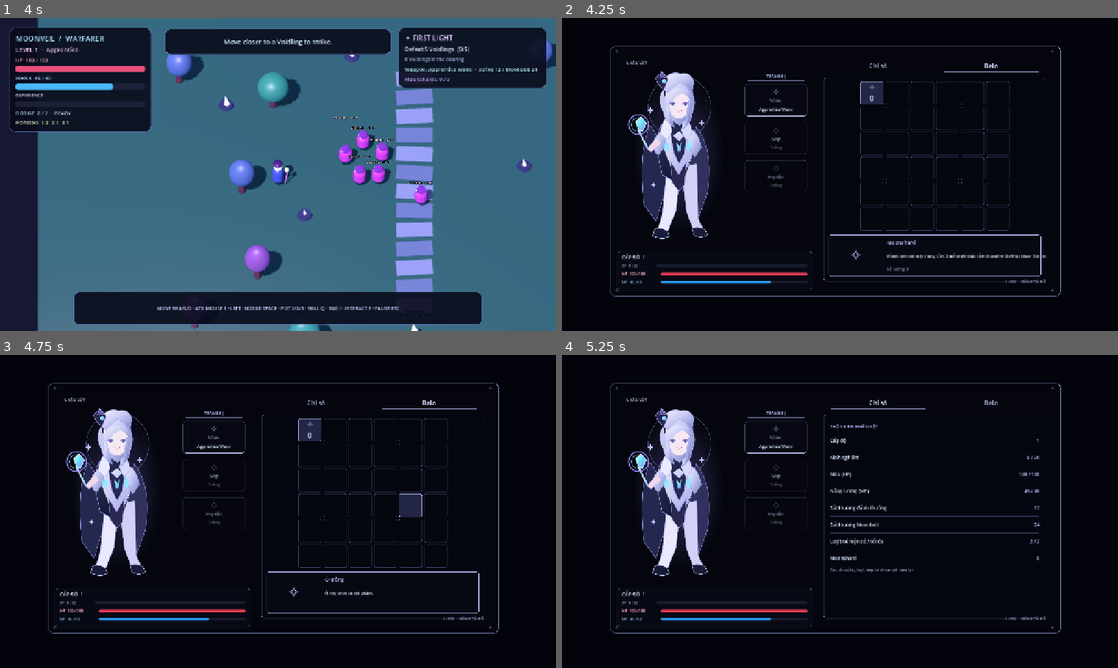
Above: before the commit, frames 1-4 (two rows, left to right).
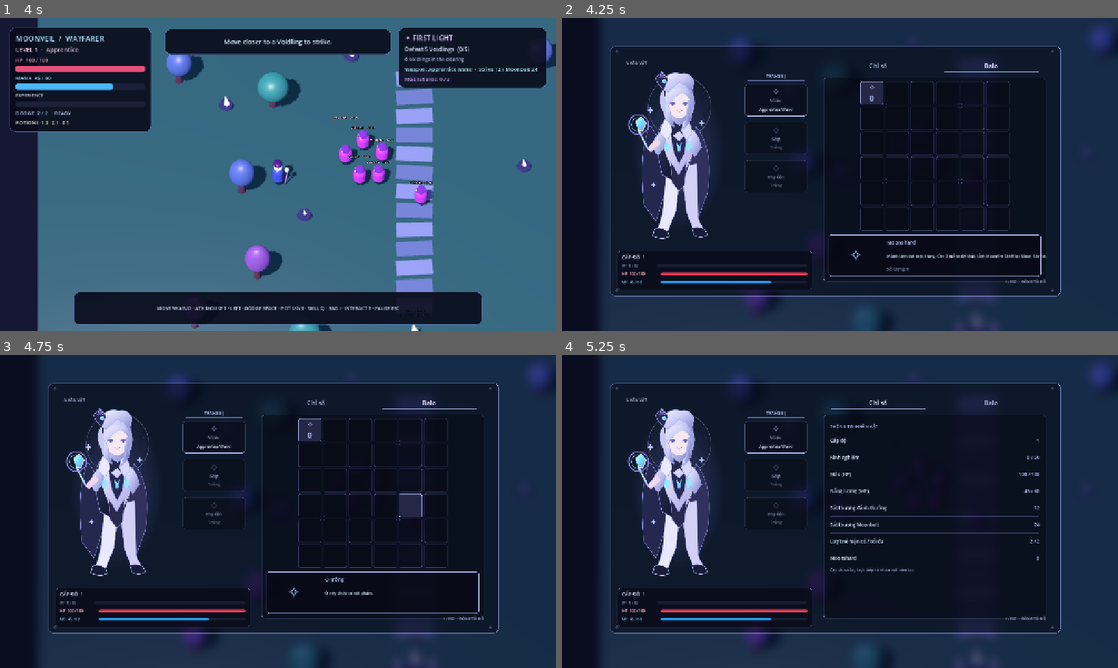
Above: after the commit, the same moments.

Repository: Mia29520050/project-M
Game: Godot game, scene res://scenes/main.tscn
Same seed, same stepped clock (60 frames per second), same inputs: the game is played once before the commit and once after it. This scene is started directly instead of the project's main scene.
Inputs (mouse positions are in pixels of both pictures, inside the frame that each line leads up to):
- Up to frame 1 (4 s): tap Enter at 0.5 s; move the mouse to (250, 237) at 0.52 s; press the mouse at (250, 237) at 0.53 s; hold W (move_up) 0.53-2.03 s; move the mouse to (444, 221) at 1.27 s; release the mouse at (444, 221) at 1.28 s; tap Space (dodge) at 1.35 s; click (444, 221) at 1.42 s; move the mouse to (111, 127) at 2.02 s; hold E (interact) 2.03-2.78 s; hold A (move_left) 2.03-3.53 s; click (111, 127) at 2.17 s; move the mouse to (305, 174) at 2.77 s; tap Q (moonbolt) at 2.85 s; click (305, 174) at 2.92 s; move the mouse to (194, 96) at 3.52 s; hold S (move_down) from 3.53 s (still down); hold 3 (potion_greater) from 3.53 s (still down); click (194, 96) at 3.67 s
- Up to frame 2 (4.25 s): keep holding S (move_down); keep holding 3 (potion_greater); tap I (inventory) at 4.15 s
- Up to frame 3 (4.75 s): move the mouse to (400, 495) at 4.27 s; release S (move_down) at 4.28 s; release 3 (potion_greater) at 4.28 s; hold D (move_right) from 4.28 s (still down); tap 1 (potion_minor) at 4.35 s; click (400, 495) at 4.42 s
- Up to frame 4 (5.25 s): release D (move_right) at 5 s; click "Chỉ số" at 5 s

Frame 1 is identical in both runs. In frame 2, 56% of the frame differs, in the area x 5-100%, y 0-100%; in frame 3, 56%; in frame 4, 57%.

Commit message:
Restore smooth Gaussian blur to inventory

Diff:
--- a/scripts/inventory_panel.gd
+++ b/scripts/inventory_panel.gd
@@ -58,15 +58,46 @@
 	_refresh_bag_content()
 
 func _build_ui() -> void:
-	# Use a stable translucent tint rather than sampling the live viewport.
-	# Sparse screen-texture samples left ghosted copies of the HUD/world behind
-	# the satchel on the GL Compatibility renderer.
-	var backdrop := ColorRect.new()
-	backdrop.name = "InventoryBackdrop"
-	backdrop.set_anchors_and_offsets_preset(Control.PRESET_FULL_RECT)
-	backdrop.color = Color(0.012, 0.018, 0.044, 1.0)
-	backdrop.mouse_filter = Control.MOUSE_FILTER_STOP
-	add_child(backdrop)
+	# Use a separable Gaussian in two passes. Refresh the viewport copy between
+	# passes so the vertical pass samples the horizontally blurred image, rather
+	# than averaging distant screen positions into visible duplicate silhouettes.
+	var blur_shader := load("res://shaders/inventory_blur.gdshader") as Shader
+
+	var horizontal_copy := BackBufferCopy.new()
+	horizontal_copy.name = "InventoryHorizontalCopy"
+	horizontal_copy.copy_mode = BackBufferCopy.COPY_MODE_VIEWPORT
+	add_child(horizontal_copy)
+
+	var horizontal_blur := ColorRect.new()
+	horizontal_blur.name = "InventoryHorizontalBlur"
+	horizontal_blur.set_anchors_and_offsets_preset(Control.PRESET_FULL_RECT)
+	horizontal_blur.mouse_filter = Control.MOUSE_FILTER_IGNORE
+	var horizontal_material := ShaderMaterial.new()
+	horizontal_material.shader = blur_shader
+	horizontal_material.set_shader_parameter("direction", Vector2(1.0, 0.0))
+	horizontal_material.set_shader_parameter("blur_radius", 1.5)
+	horizontal_material.set_shader_parameter("tint", Vector3.ONE)
+	horizontal_material.set_shader_parameter("darken", 0.0)
+	horizontal_blur.material = horizontal_material
+	add_child(horizontal_blur)
+
+	var vertical_copy := BackBufferCopy.new()
+	vertical_copy.name = "InventoryVerticalCopy"
+	vertical_copy.copy_mode = BackBufferCopy.COPY_MODE_VIEWPORT
+	add_child(vertical_copy)
+
+	var vertical_blur := ColorRect.new()
+	vertical_blur.name = "InventoryBackdropBlur"
+	vertical_blur.set_anchors_and_offsets_preset(Control.PRESET_FULL_RECT)
+	vertical_blur.mouse_filter = Control.MOUSE_FILTER_STOP
+	var vertical_material := ShaderMaterial.new()
+	vertical_material.shader = blur_shader
+	vertical_material.set_shader_parameter("direction", Vector2(0.0, 1.0))
+	vertical_material.set_shader_parameter("blur_radius", 1.5)
+	vertical_material.set_shader_parameter("tint", Vector3(0.66, 0.70, 0.90))
+	vertical_material.set_shader_parameter("darken", 0.45)
+	vertical_blur.material = vertical_material
+	add_child(vertical_blur)
 
 	# The old panel occupied almost the entire 1280x720 viewport. Scale the whole
 	# interface uniformly so the full-body art, item grid and text keep their ratios.
--- /dev/null
+++ b/shaders/inventory_blur.gdshader
@@ -0,0 +1,34 @@
+shader_type canvas_item;
+
+uniform sampler2D screen_texture : hint_screen_texture, filter_linear;
+uniform vec2 direction = vec2(1.0, 0.0);
+uniform float blur_radius = 1.5;
+uniform vec3 tint = vec3(1.0, 1.0, 1.0);
+uniform float darken = 0.0;
+
+// Dense 15-tap Gaussian. Small sample spacing blends thin text strokes smoothly;
+// the inventory runs this kernel horizontally, refreshes the back buffer, then
+// runs it vertically to avoid the separated silhouettes from the old wide taps.
+void fragment() {
+	vec2 step_uv = SCREEN_PIXEL_SIZE * blur_radius * direction;
+	vec2 uv = SCREEN_UV;
+	vec4 blurred = vec4(0.0);
+	blurred += texture(screen_texture, uv + step_uv * -7.0) * (1.0 / 136.0);
+	blurred += texture(screen_texture, uv + step_uv * -6.0) * (2.0 / 136.0);
+	blurred += texture(screen_texture, uv + step_uv * -5.0) * (4.0 / 136.0);
+	blurred += texture(screen_texture, uv + step_uv * -4.0) * (7.0 / 136.0);
+	blurred += texture(screen_texture, uv + step_uv * -3.0) * (11.0 / 136.0);
+	blurred += texture(screen_texture, uv + step_uv * -2.0) * (15.0 / 136.0);
+	blurred += texture(screen_texture, uv + step_uv * -1.0) * (18.0 / 136.0);
+	blurred += texture(screen_texture, uv) * (20.0 / 136.0);
+	blurred += texture(screen_texture, uv + step_uv * 1.0) * (18.0 / 136.0);
+	blurred += texture(screen_texture, uv + step_uv * 2.0) * (15.0 / 136.0);
+	blurred += texture(screen_texture, uv + step_uv * 3.0) * (11.0 / 136.0);
+	blurred += texture(screen_texture, uv + step_uv * 4.0) * (7.0 / 136.0);
+	blurred += texture(screen_texture, uv + step_uv * 5.0) * (4.0 / 136.0);
+	blurred += texture(screen_texture, uv + step_uv * 6.0) * (2.0 / 136.0);
+	blurred += texture(screen_texture, uv + step_uv * 7.0) * (1.0 / 136.0);
+	vec3 tinted = blurred.rgb * tint;
+	tinted = mix(tinted, vec3(0.018, 0.024, 0.060), darken);
+	COLOR = vec4(tinted, 1.0);
+}
Not shown, added: shaders/inventory_blur.gdshader.uid
Not shown, changed: docs/HANDOFF_2026-10-12_SETTINGS.md
